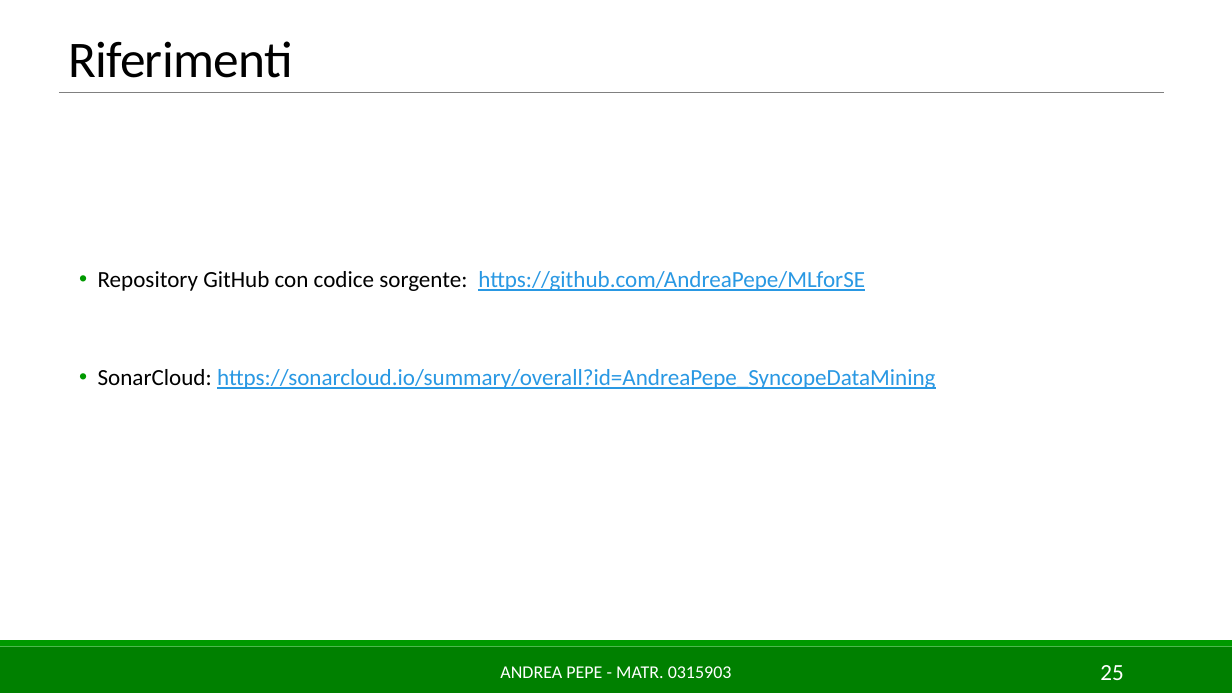
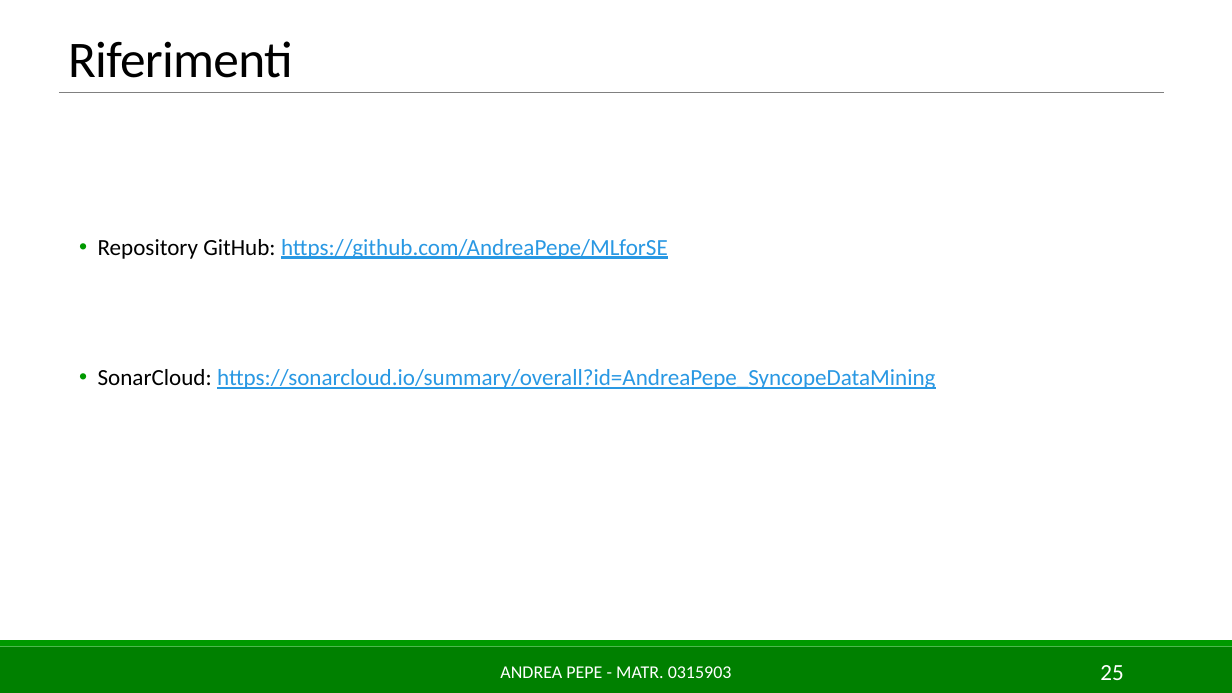
Before and after one commit to AndreaPepe/ISW2_Deliverables, a slide deck: slide 25 of ML/Slides/MLforSE_AndreaPepe_0315903.pptx. Drawn at 1232x693 pixels with LibreOffice and Linux fonts; fonts in the diff are those of the drawing. Boxes give left, top, right and bottom in pixels: in the first picture for what was removed or moved away, otherwise in the second. Text is boxed around its words. In the diff, an @@ line names an element or a change of style, - is before the commit and + after.

Commit message:
Slides of ML for SE completed

```diff
--- a/ML/Slides/MLforSE_AndreaPepe_0315903.pptx
+++ b/ML/Slides/MLforSE_AndreaPepe_0315903.pptx
@@ text at <box>98,239,668,259</box>: text changed @@
-  • Repository GitHub con codice sorgente: https://github.com/AndreaPepe/MLforSE
+  • Repository GitHub: https://github.com/AndreaPepe/MLforSE
```
Also in this commit, not shown: 3 other slides changed, 9 other files.
